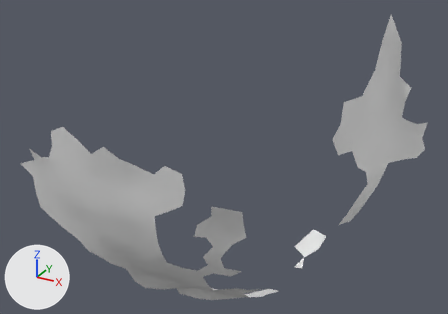
An edit to the OBJ model res/final/onecam_fullvolume/01/cleanedup/FullVolium.000526.obj, drawn before and after from the same camera.
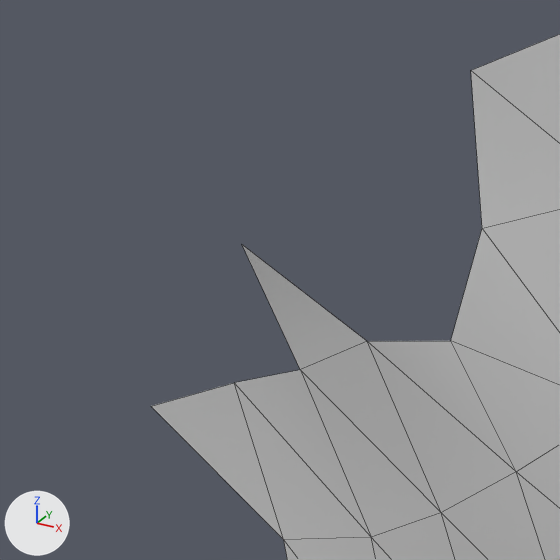
Each version is shown whole from a 50 mm camera at (101.1, 330.4, 1009.2) aimed at (9.3, 497.2, 925.8), then close up on the part from 1% to 13% of the width and 40% to 57% of the height. Lighting does not change. The marker at lower left points along +X, +Y and +Z. The close-ups show mesh edges as thin lines. Where no turn or scale is listed for an object, it has been applied to the vertices.

The older version as bpy lines, for what is in view:
```python
me_fullvolium_000526 = bpy.data.meshes.new('FullVolium.000526')
me_fullvolium_000526.from_pydata(...)  # 253 vertices, 377 faces; spans x -36.8..70.7, y 446.8..552.7, z 867.6..977.3
# before: 15 (-24.0, 448.6, 937.3) at pixel (367, 341), 16 (-28.1, 449.9, 935.1) at pixel (300, 369), 24 (-27.7, 448.0, 939.7) at pixel (241, 244)
ob_fullvolium_000526 = bpy.data.objects.new('FullVolium.000526', me_fullvolium_000526)
ob_fullvolium_000526.location = (0.0, 0.0, 0.0)
```
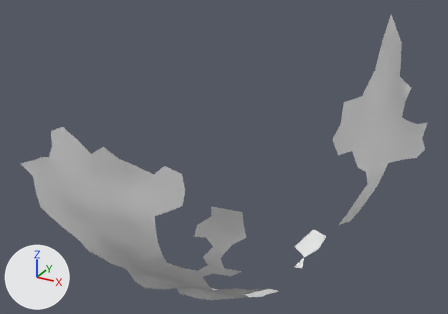
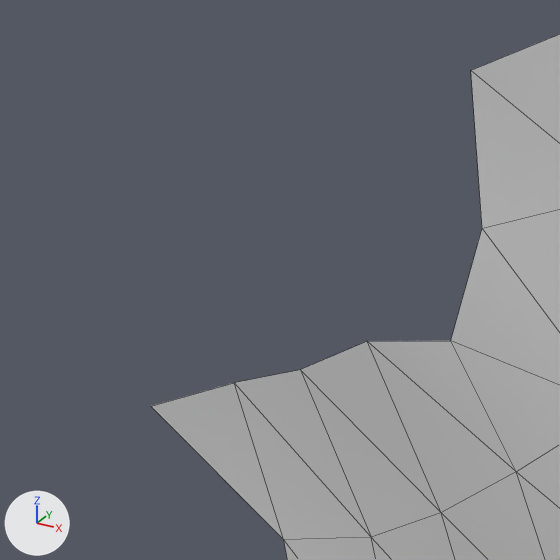
Location of each change, (x1, y1, x2, y2) in pixels of the close-ups (560 x 560 px):
part 1 of me_fullvolium_000526, deleted
    before: (242, 245, 367, 370)

The change in detail:
me_fullvolium_000526 has 253 vertices, 377 faces and spans x -36.8..70.7, y 446.8..552.7, z 867.6..977.3.
me_fullvolium_000526 is used by ob_fullvolium_000526; location (0.0, 0.0, 0.0).
Verts and faces of me_fullvolium_000526; kept vertices keep their numbers, new ones are numbered from 253.
Part 1, on me_fullvolium_000526:
Vertices deleted: 24 (with the faces that use them).
